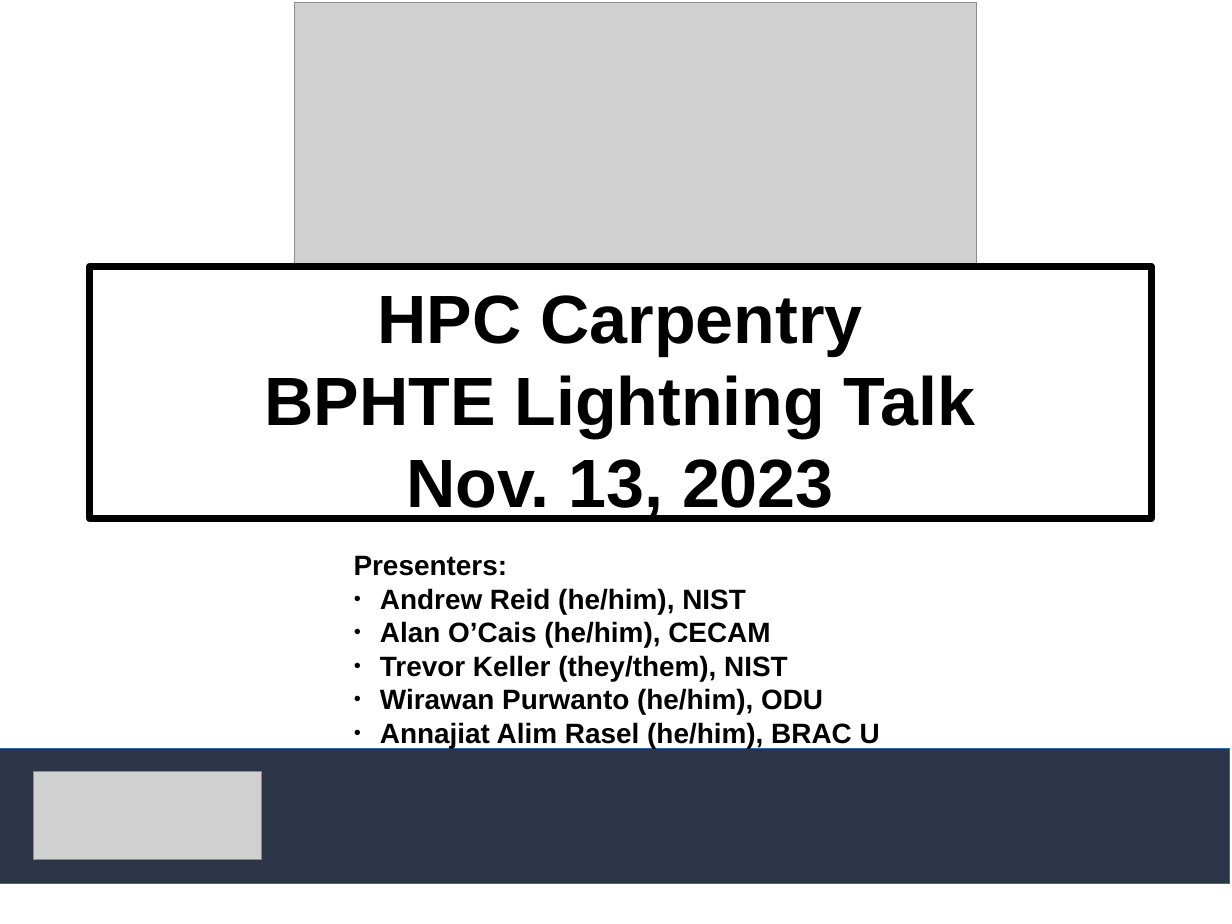
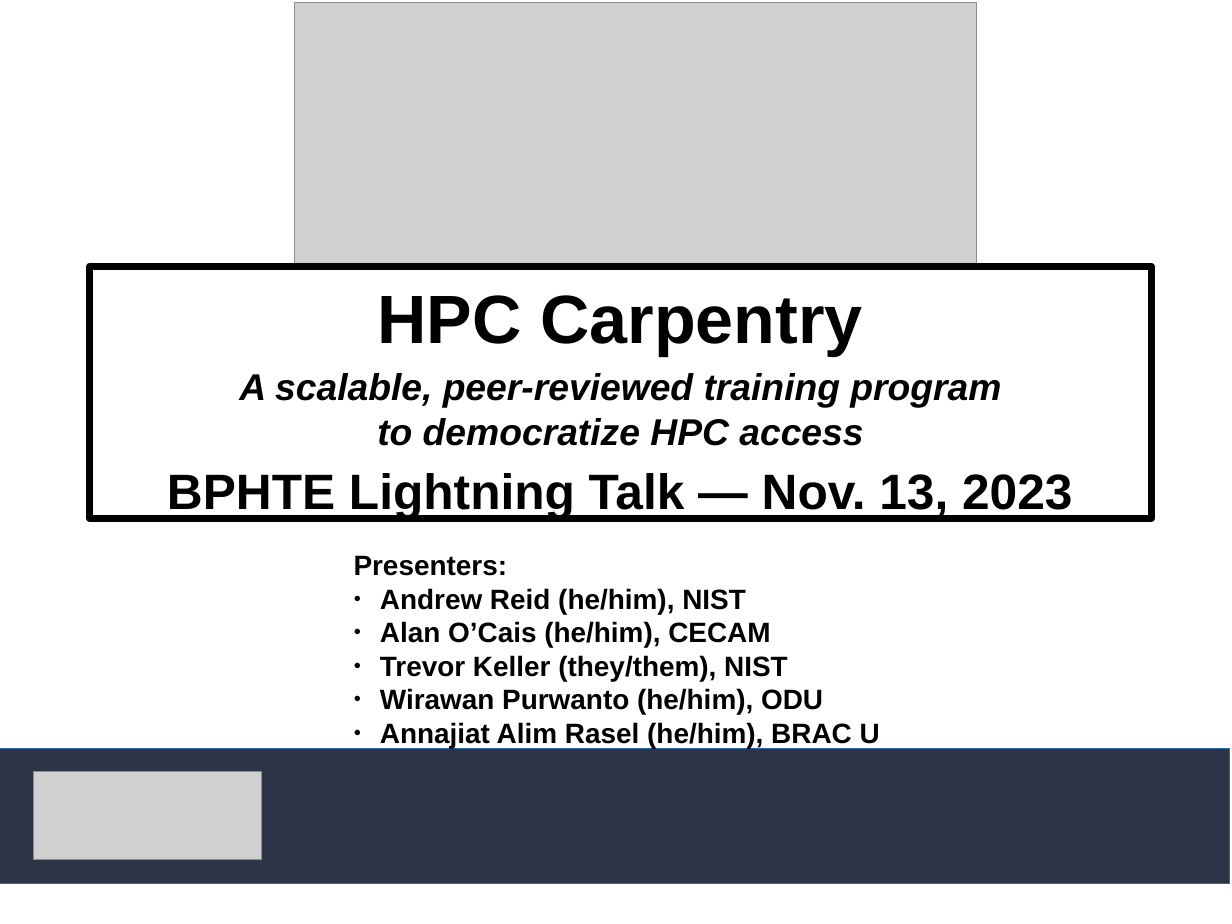
Before and after one commit to hpc-carpentry/coordination, a slide deck: slide 1 of conferences/SC23/sc23_bof_presentation.odp. Drawn at 1232x924 pixels with LibreOffice and Linux fonts; fonts in the diff are those of the drawing; grey boxes stand for pictures. Boxes give left, top, right and bottom in pixels: in the first picture for what was removed or moved away, otherwise in the second. Text is boxed around its words. In the diff, an @@ line names an element or a change of style, - is before the commit and + after.

```diff
--- a/conferences/SC23/sc23_bof_presentation.odp
+++ b/conferences/SC23/sc23_bof_presentation.odp
@@ text in rectangle at bbox=[167, 373, 1072, 518]: text changed; size 44 to 24 pt; italic on @@
-BPHTE Lightning Talk
-Nov. 13, 2023
+A scalable, peer-reviewed training program
+to democratize HPC access
+BPHTE Lightning Talk — Nov. 13, 2023
```
Also in this commit, not shown: 6 other slides changed, 1 other file.
